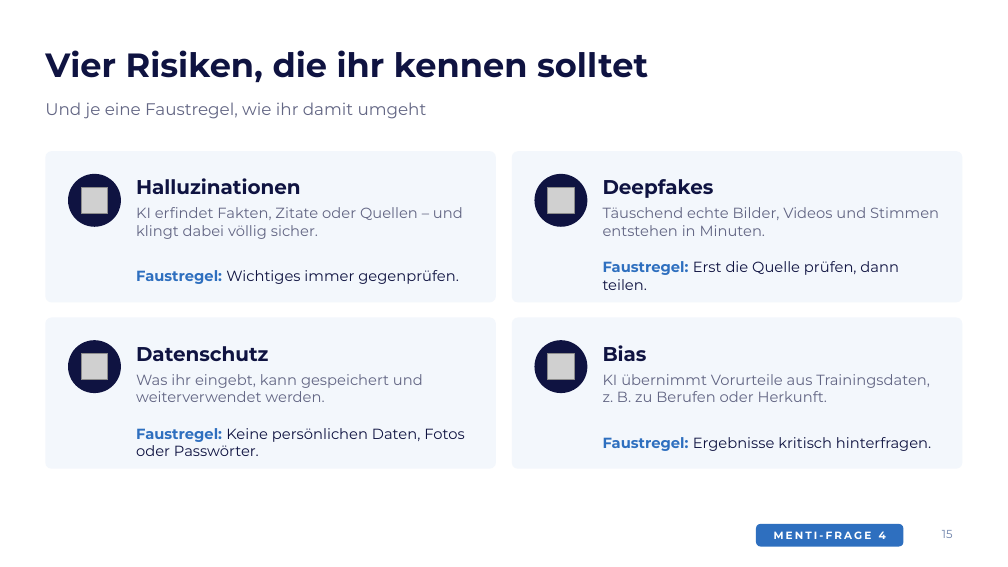
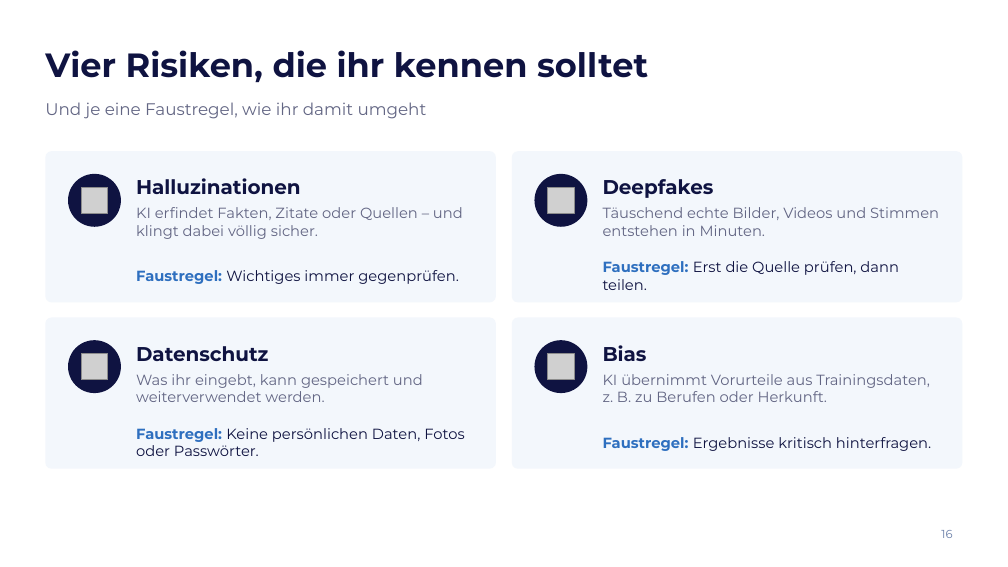
Before and after one commit to elias762/Advisory-board, a slide deck: slide 16 of ki-tag-gymnasium-sued/KI-Tag_Gymnasium-Sued_Impulsvortrag.pptx (slide 15 before the commit). Drawn at 1008x567 pixels with LibreOffice and Linux fonts; fonts in the diff are those of the drawing; grey boxes stand for pictures; background and template pictures are left out. Boxes give left, top, right and bottom in pixels: in the first picture for what was removed or moved away, otherwise in the second. Text is boxed around its words. In the diff, an @@ line names an element or a change of style, - is before the commit and + after.

```diff
--- a/ki-tag-gymnasium-sued/KI-Tag_Gymnasium-Sued_Impulsvortrag.pptx
+++ b/ki-tag-gymnasium-sued/KI-Tag_Gymnasium-Sued_Impulsvortrag.pptx
@@ rounded rectangle removed at (756, 524, 904, 547) @@
@@ text removed at (774, 531, 886, 539) @@
-MENTI-FRAGE 4
@@ page number at (941, 530, 952, 538): text changed @@
-15
+16
```
Also in this commit, not shown: 8 other slides changed, 8 slides added, 7 slides removed, 2 other files.
